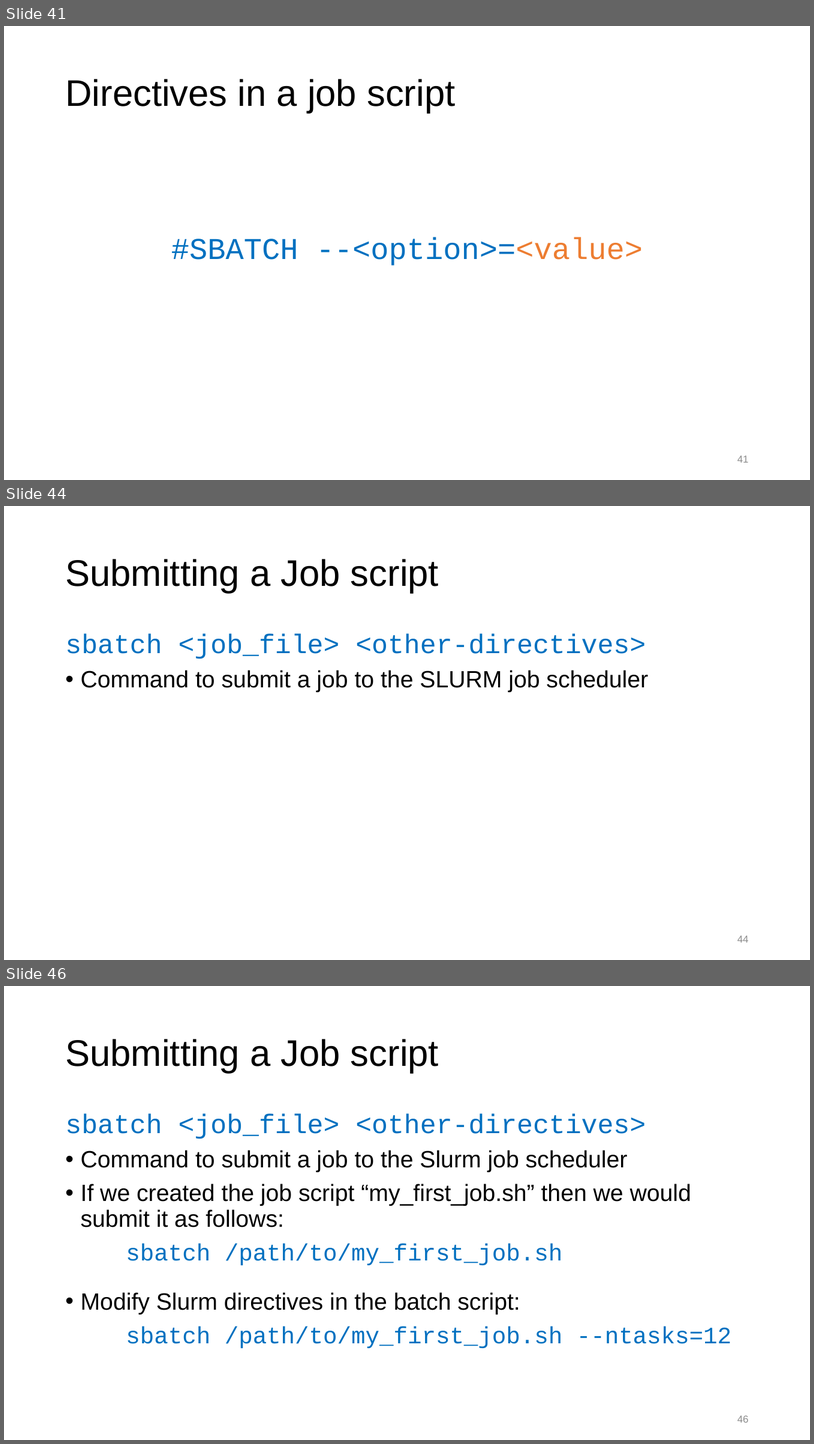
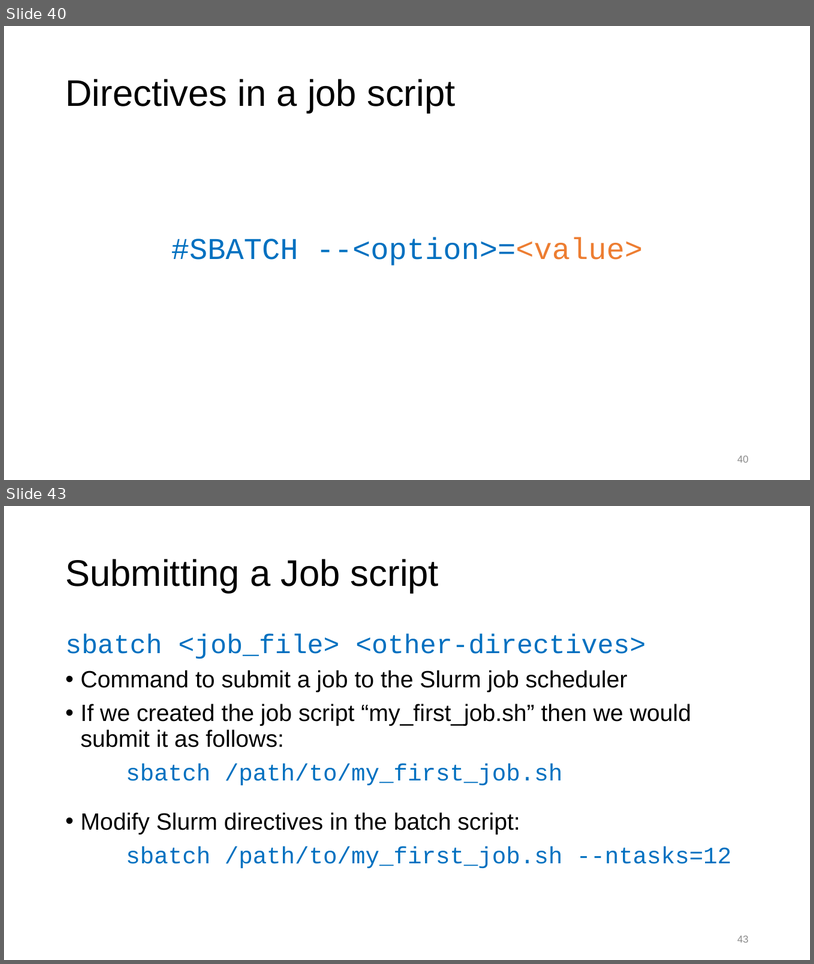
Before and after one commit to ResearchComputing/Getting_Started_With_Research_Computing, a slide deck: Command_Line_And_Job_Scheduling.pptx. Shown one above the other, each under a label of ours: slides 41, 44 and 46 before the commit, slides 40 and 43 after it; the slides between them are not shown. The pictures are 814x1444 and 814x964 pixels, drawn with LibreOffice and Linux fonts; fonts in the diff are those of the drawing; background and template pictures are left out. Boxes give left, top, right and bottom in pixels: in the first picture for what was removed or moved away, otherwise in the second. Text is boxed around its words. In the diff, an @@ line names an element or a change of style, - is before the commit and + after.

Commit message:
make text formatting for all code and headings the same, remove duplicate slides

```diff
--- a/Command_Line_And_Job_Scheduling.pptx
+++ b/Command_Line_And_Job_Scheduling.pptx
@@ slide 44 removed at (4,506,810,960), background #FFFFFF @@
@@ title removed at (65,559,439,593) @@
-Submitting a Job script
@@ text removed at (65,634,648,692) @@
-sbatch <job_file> <other-directives>
-• Command to submit a job to the SLURM job scheduler
@@ page number removed at (738,935,749,942) @@
-44
@@ what was slide 41 is now slide 40 @@
@@ page number at (738,455,749,462): text changed @@
-41
+40
@@ what was slide 46 is now slide 43 @@
@@ page number at (738,935,749,942): text changed @@
-46
+43
```
Also in this commit, not shown: 13 slides changed, 2 other slides removed, 1 other file.
